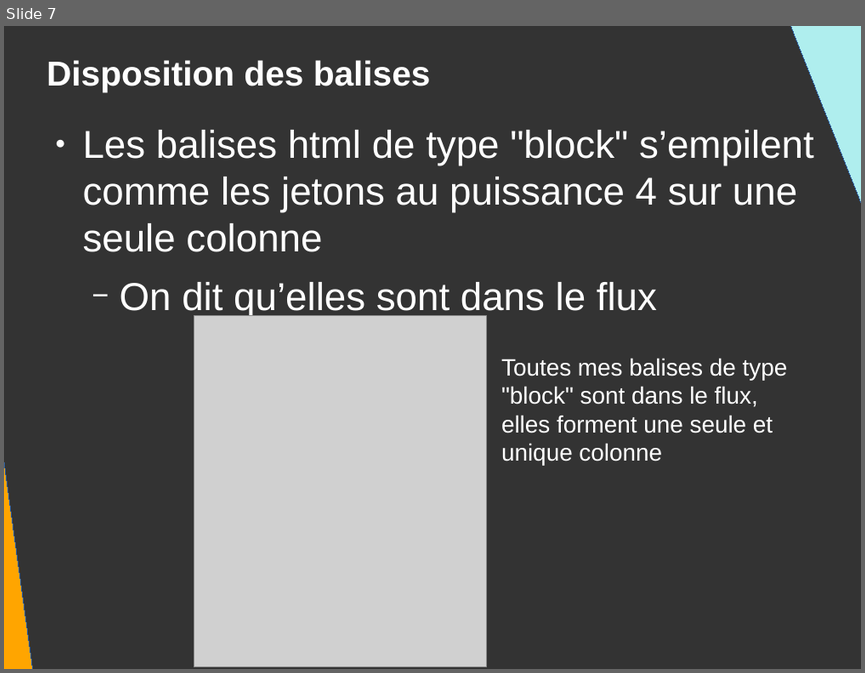
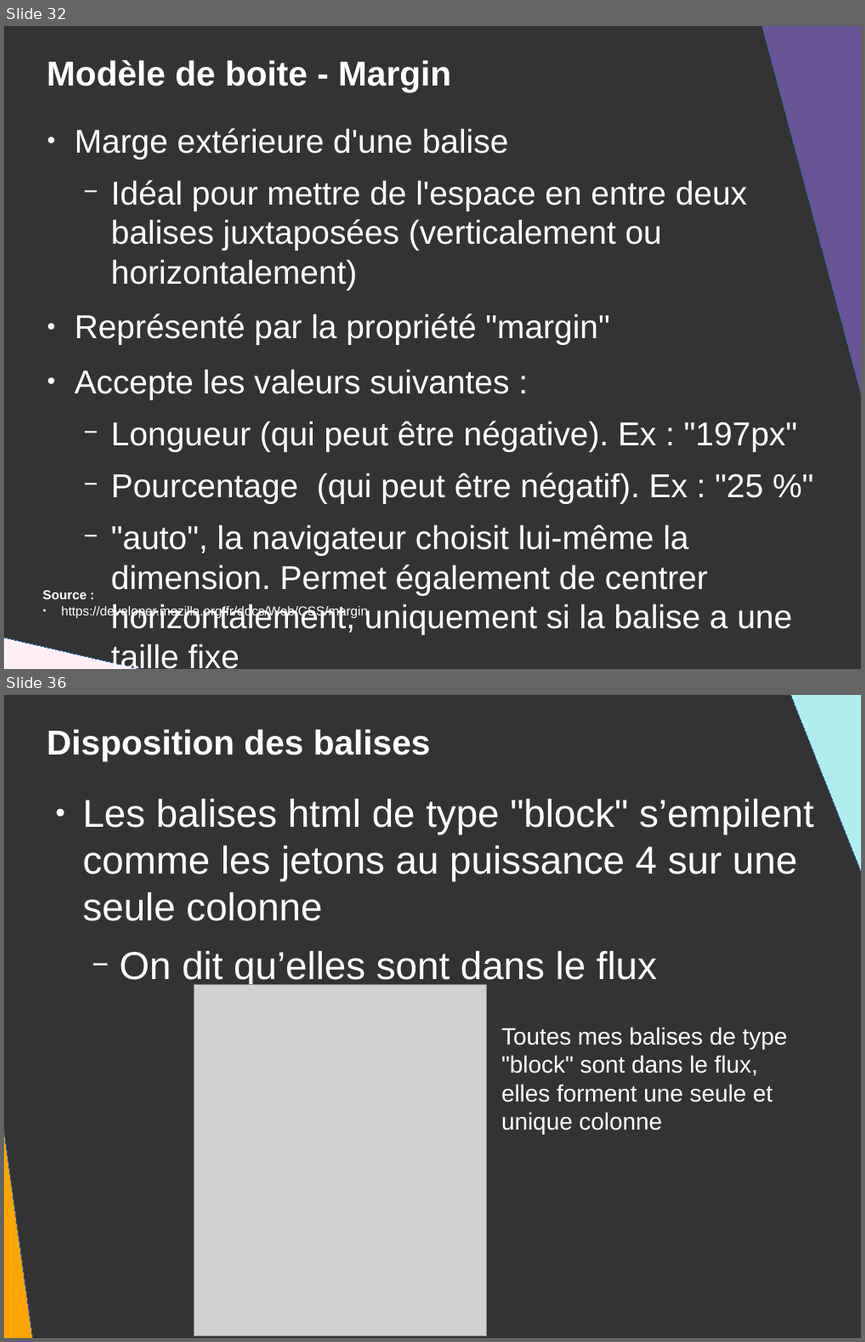
Before and after one commit to DanYellow/presentations, a slide deck: mmi/html/travaux-pratiques/numero-2/presentation.odp. Shown one above the other, each under a label of ours: slide 7 before the commit, slides 32 and 36 after it; the slides between them are not shown. The pictures are 865x673 and 865x1342 pixels, drawn with LibreOffice and Linux fonts; fonts in the diff are those of the drawing; grey boxes stand for pictures. Boxes give left, top, right and bottom in pixels: in the first picture for what was removed or moved away, otherwise in the second. Text is boxed around its words. In the diff, an @@ line names an element or a change of style, - is before the commit and + after.

```diff
--- a/mmi/html/travaux-pratiques/numero-2/presentation.odp
+++ b/mmi/html/travaux-pratiques/numero-2/presentation.odp
@@ slide 32 added at (x1=4, y1=26, x2=861, y2=669), background #333333 @@
@@ right triangle added at (x1=747, y1=26, x2=861, y2=414), fill #685496, outline #3465A4 0 pt @@
@@ title added at (x1=46, y1=60, x2=451, y2=92), 32 pt, text #FFFFFF, bold @@
+Modèle de boite - Margin
@@ text added at (x1=75, y1=128, x2=797, y2=669), 30.6 pt, text #FFFFFF @@
+● Marge extérieure d'une balise
+  − Idéal pour mettre de l'espace en entre deux balises juxtaposées (verticalement ou horizontalement)
+● Représenté par la propriété "margin"
+● Accepte les valeurs suivantes :
+  − Longueur (qui peut être négative). Ex : "197px"
+  − Pourcentage (qui peut être négatif). Ex : "25 %"
+  − "auto", la navigateur choisit lui-même la dimension. Permet également de centrer horizontalement, uniquement si la balise a une taille fixe
@@ text added at (x1=43, y1=590, x2=368, y2=618), 12 pt, text #FFFFFF @@
+Source :
+● https://developer.mozilla.org/fr/docs/Web/CSS/margin
@@ right triangle added at (x1=4, y1=624, x2=485, y2=669), fill #FFF0F5, outline #3465A4 0 pt @@
@@ what was slide 7 is now slide 36 @@
```
Also in this commit, not shown: 4 slides changed, 29 other slides added, 1 slide removed, 3 other files.
